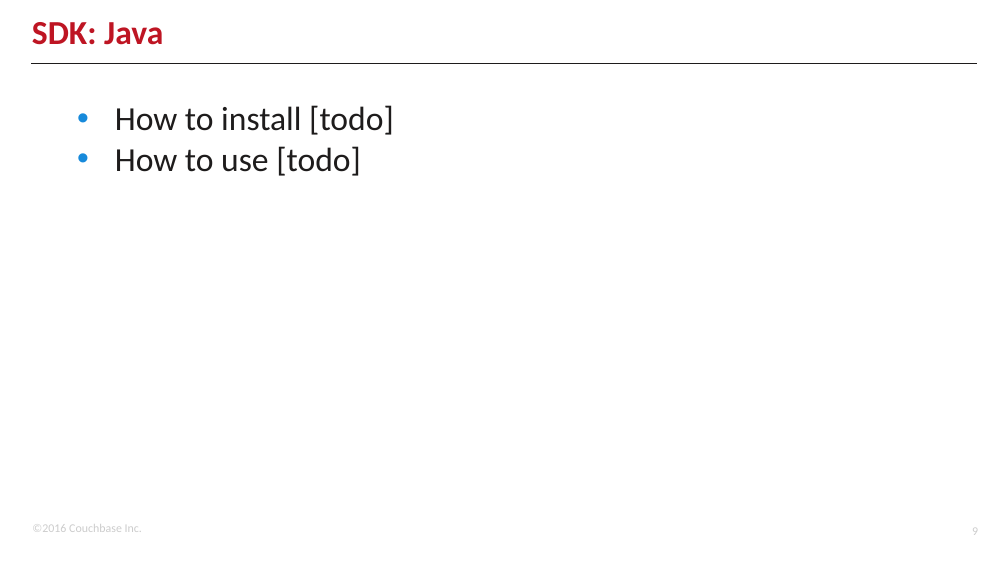
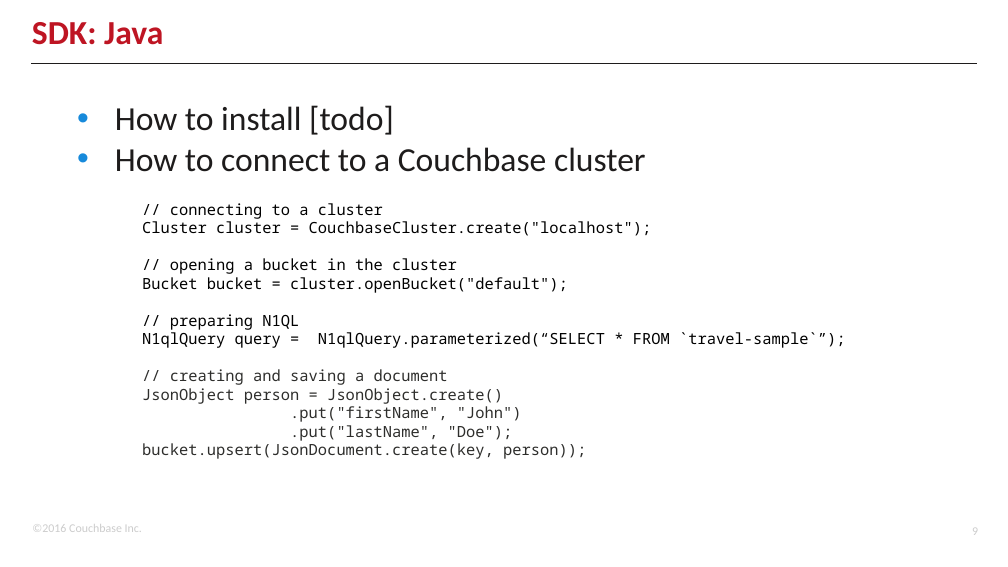
Before and after one commit to subalakr/workshop, a slide deck: slide 9 of connect2016/developer/02/02.pptx. Drawn at 1008x567 pixels with LibreOffice and Linux fonts; fonts in the diff are those of the drawing; background and template pictures are left out. Boxes give left, top, right and bottom in pixels: in the first picture for what was removed or moved away, otherwise in the second. Text is boxed around its words. In the diff, an @@ line names an element or a change of style, - is before the commit and + after.

Commit message:
added java example to slide deck 2

```diff
--- a/connect2016/developer/02/02.pptx
+++ b/connect2016/developer/02/02.pptx
@@ text at <box>115,147,646,172</box>: text changed @@
-• How to use [todo]
+• How to connect to a Couchbase cluster
@@ text added at <box>142,203,846,459</box>, 11 pt, text #000000 @@
+// connecting to a cluster
+Cluster cluster = CouchbaseCluster.create("localhost");
+// opening a bucket in the cluster
+Bucket bucket = cluster.openBucket("default");
+// preparing N1QL
+N1qlQuery query = N1qlQuery.parameterized(“SELECT * FROM `travel-sample`”);
+// creating and saving a document
+JsonObject person = JsonObject.create()
+.put("firstName", "John")
+.put("lastName", "Doe");
+bucket.upsert(JsonDocument.create(key, person));
```
Also in this commit, not shown: 3 other slides changed.
